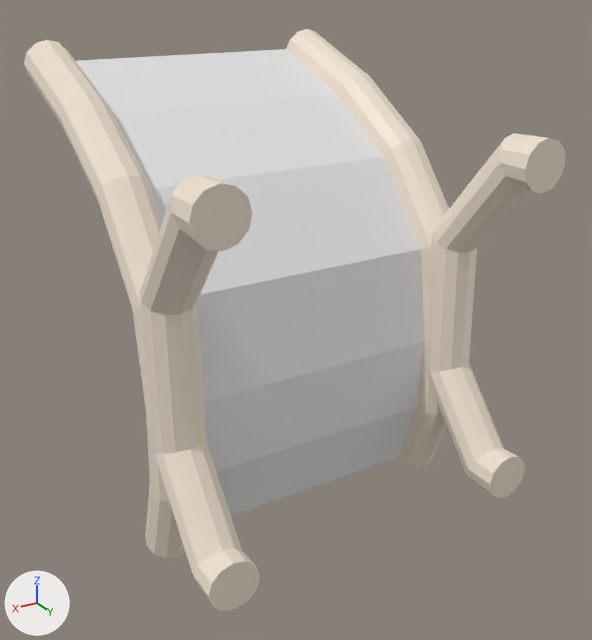
One commit to the FBX model Assets/Models/beach objects more/beach chair blue.fbx: the scene before it, then after it.
The view is the same before and after, from a 50 mm lens placed at (1.138, 1.634, 0.976), pointed at (-0.035, -0.321, -0.001). Arrows for +X, +Y and +Z are at lower left; the lights stay in place. The first picture is the older version. Where no turn or scale is listed for an object, it has been applied to the vertices.

The older version as bpy lines, for what is in view:
```python
mat_material_001 = principled_material('Material.001')
mat_material_001.base_color = (0.8, 0.8, 0.8)  # white #e7e7e7
mat_material_001.roughness = 0.4
me_vert = bpy.data.meshes.new('Vert')
me_vert.from_pydata(...)  # 333 vertices, 356 faces; spans x -0.521..0.521, y -0.991..0.201, z -0.572..0.78
# faces by material slot: [12, 344]
me_vert.materials.append(mat_material_001)  # white #e7e7e7
me_vert.materials.append(mat_wood_preview)  # pale yellow #f0e2d1
ob_cloth = bpy.data.objects.new('cloth', me_vert)
ob_cloth.location = (0.0, 0.0, 0.0)
```
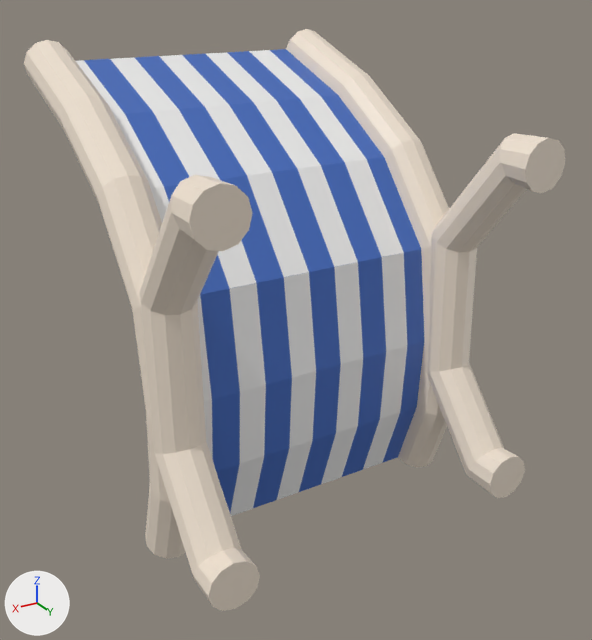
Commit message: chair
[git-p4: depot-paths = "//depot/IDeATe/courses/2026_fall/53451_RIGD/TeamFNF/Fry Away/": change = 8121]

Changed parts and their boxes [x1, y1, x2, y2] in the pictures (592 x 640 px):
'cloth', surface changed (white to blue)
    both: [81, 39, 475, 515]

Patch to the scene script:
```diff
--- a/Assets/Models/beach objects more/beach chair blue.fbx.py
+++ b/Assets/Models/beach objects more/beach chair blue.fbx.py
@@ img_blue_chair_png @@
+img_blue_chair_png = load_image('blue chair.png', 'blue chair.png', 1024, 1024, 'sRGB')
@@ mat_material_001 @@
 mat_material_001 = principled_material('Material.001')
-mat_material_001.base_color = (0.8, 0.8, 0.8)  # white #e7e7e7
-mat_material_001.roughness = 0.4
+mat_material_001.texture = img_blue_chair_png  # with its transparency
```
